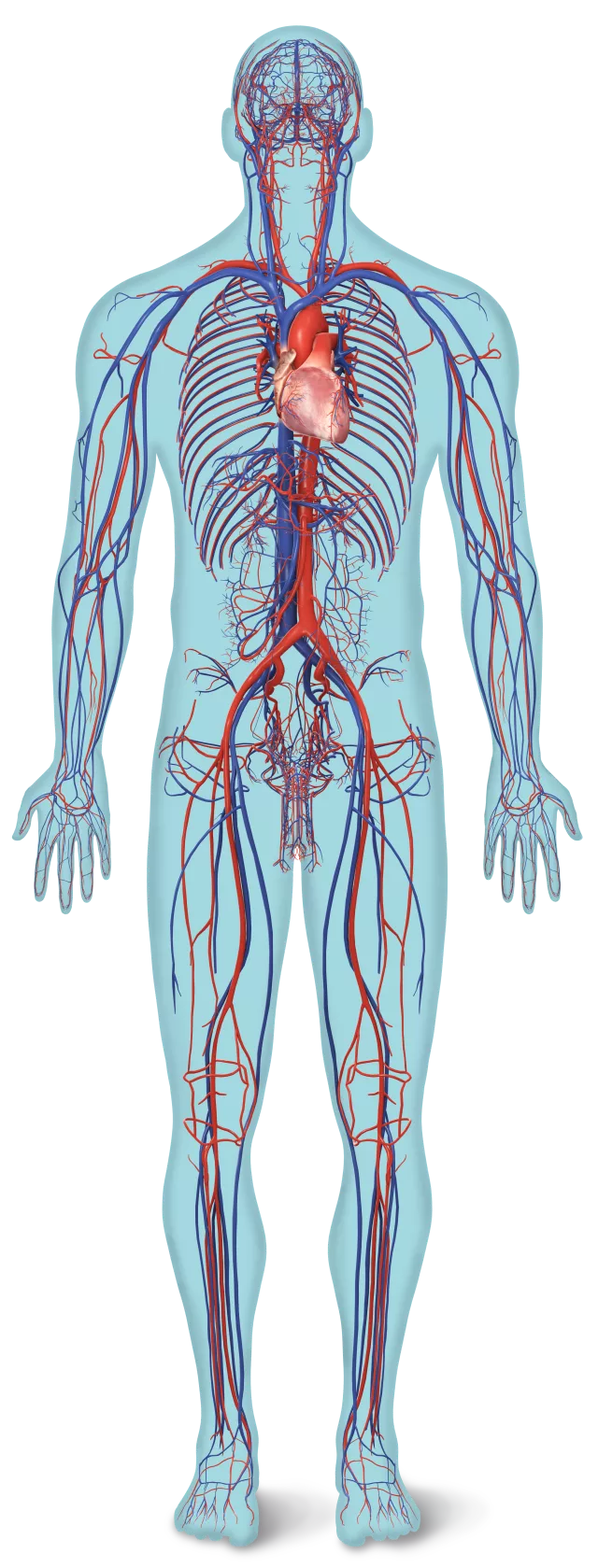
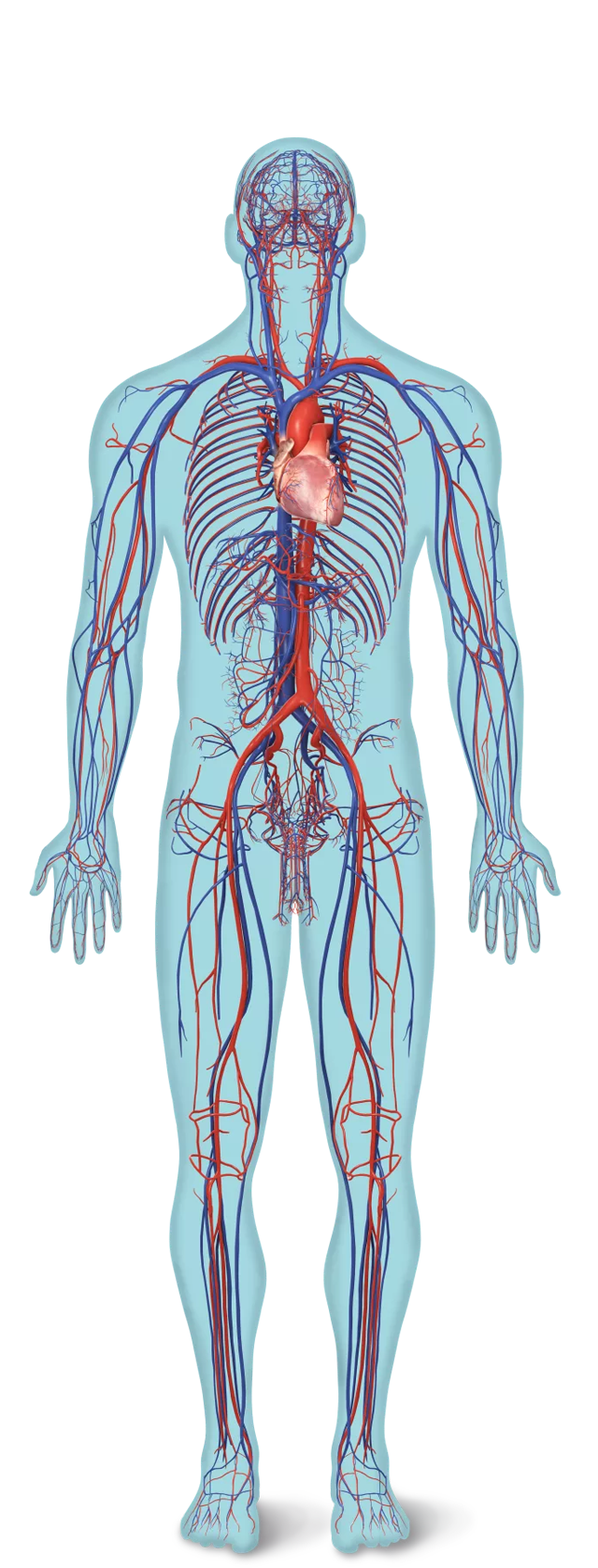
Layers edited between the first and the second 598 × 1568 image:
painted on "Layer 0" over [11, 25, 583, 1566]
